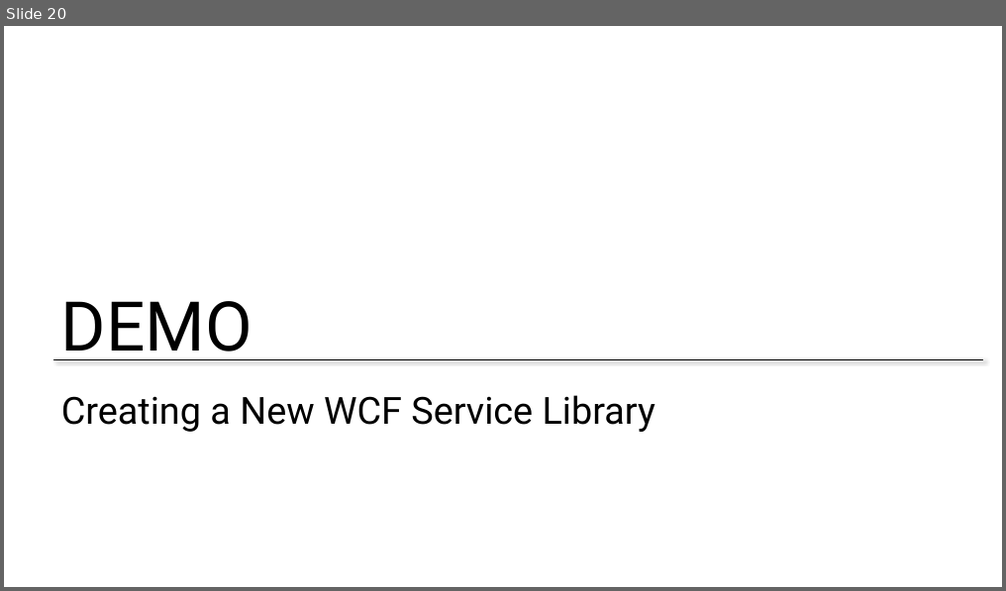
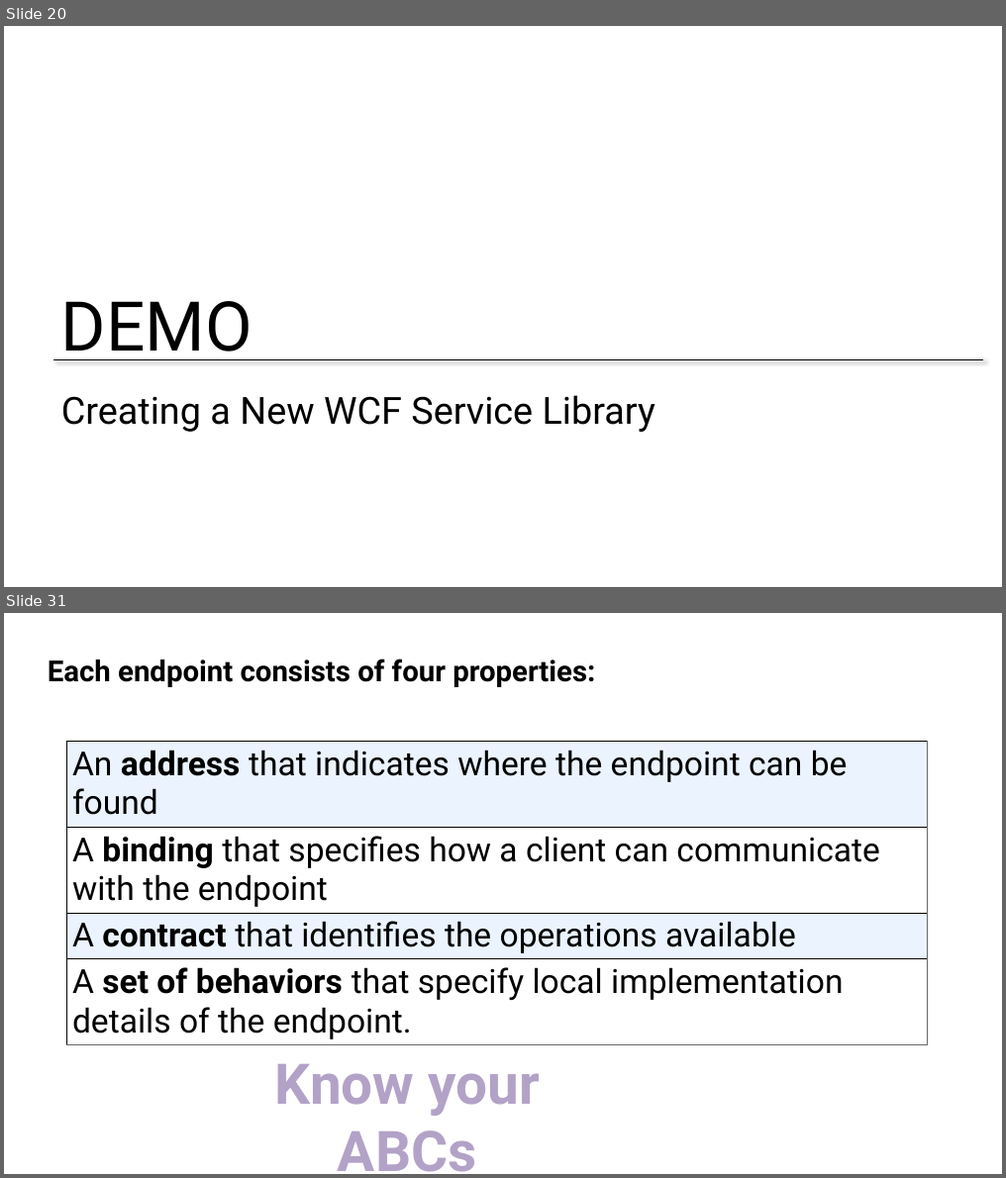
Before and after one commit to BretStateham/MVAWebServicesAndAzure, a slide deck: 01-WCFServices/01-WCFServices.pptx. Shown one above the other, each under a label of ours: slide 20 before the commit, slides 20 and 31 after it; the slides between them are not shown. The pictures are 1006x591 and 1006x1178 pixels, drawn with LibreOffice and Linux fonts; fonts in the diff are those of the drawing; background and template pictures are left out. Boxes give left, top, right and bottom in pixels: in the first picture for what was removed or moved away, otherwise in the second. Text is boxed around its words. In the diff, an @@ line names an element or a change of style, - is before the commit and + after.

```diff
--- a/01-WCFServices/01-WCFServices.pptx
+++ b/01-WCFServices/01-WCFServices.pptx
@@ slide 31 added at (4,613,1002,1174), background #FFFFFF @@
@@ text added at (48,659,595,687), 28 pt, text #000000, bold @@
+Each endpoint consists of four properties:
@@ table added at (66,741,927,1044), 4 rows, 1 columns @@
+An address that indicates where the endpoint can be found
+A binding that specifies how a client can communicate with the endpoint
+A contract that identifies the operations available
+A set of behaviors that specify local implementation details of the endpoint.
@@ text added at (274,1064,541,1172), 54 pt, text gradient #8064A2 to #B3A2C7 to #E6E0EC, bold @@
+Know your ABCs
```
Also in this commit, not shown: 30 other slides added.
